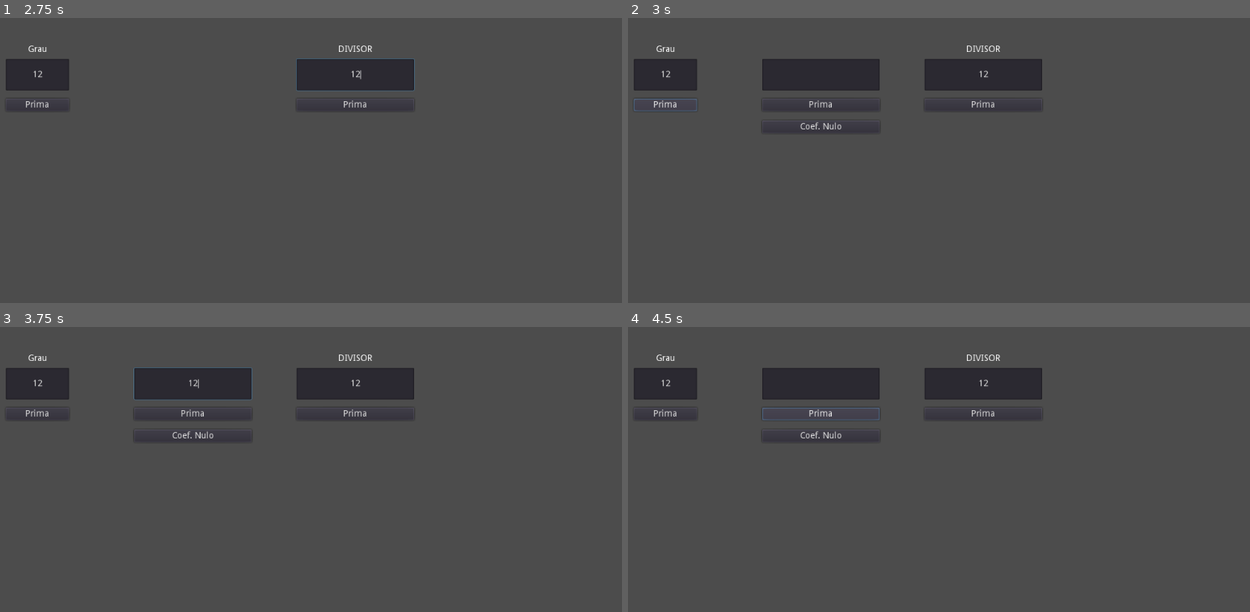
Above: before the commit, frames 1-4 (two rows, left to right).
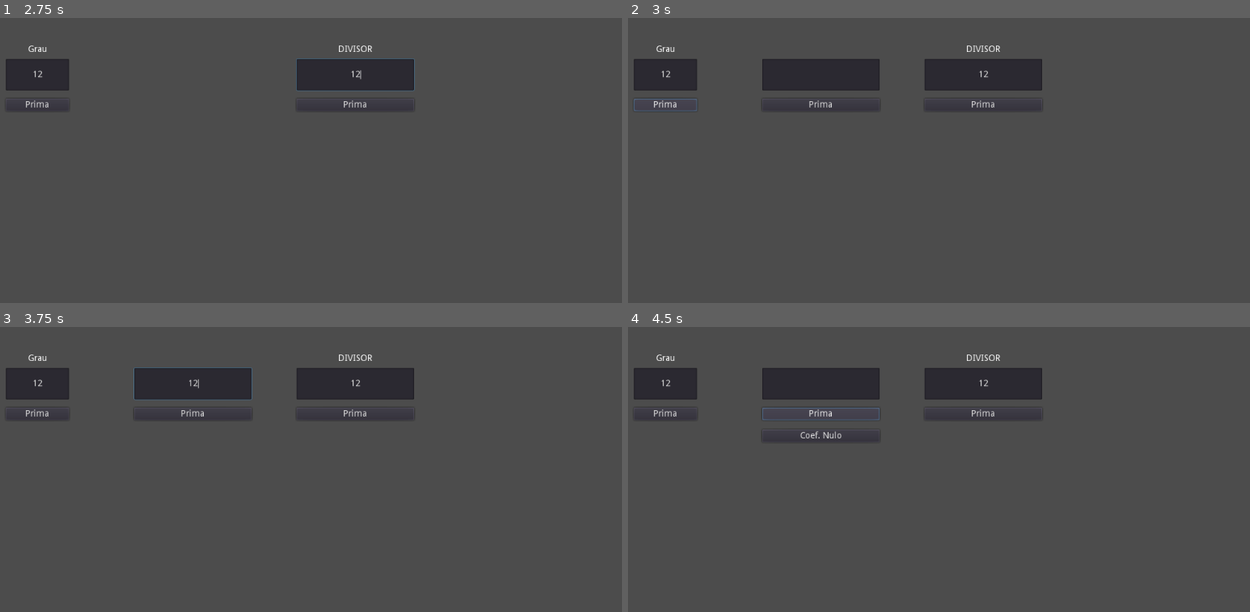
Above: after the commit, the same moments.

Repository: pedrocruz2/eiensiei
Game: Godot game, scene res://Node2D.tscn
Same seed, same stepped clock (60 frames per second), same inputs: the game is played once before the commit and once after it.
Inputs (mouse positions are in pixels of both pictures, inside the frame that each line leads up to):
- Up to frame 1 (2.75 s): click (62, 117) at 0.52 s; type "12" at 0.6 s; click (217, 117) at 0.75 s; type "12" at 0.83 s; click (379, 117) at 0.98 s; type "12" at 1.07 s; click "Briot Ruffini" at 1.25 s; click (37, 75) at 2.02 s; type "12" at 2.1 s; click (354, 75) at 2.25 s; type "12" at 2.33 s
- Up to frame 2 (3 s): click "Prima" at 2.75 s
- Up to frame 3 (3.75 s): click (192, 384) at 3.52 s; type "12" at 3.6 s
- Up to frame 4 (4.5 s): click "Prima" at 4.25 s

Frame 1 is identical in both runs. In frame 2, 0.1% of the frame differs, in the area x 22-40%, y 36-41%; in frame 3, 0.1%; in frame 4, nothing differs.

Commit message:
a boa 2.0

Diff:
--- a/calculadora bhaskara/Calc. BrRuffini.gd
+++ b/calculadora bhaskara/Calc. BrRuffini.gd
@@ -22,6 +22,8 @@
 		$Array.visible = false
 		$ArrayPreview.text = str(_calcular())
 		pass
+	if len(funcArray) >= 1:
+		$Array/SkipInput.visible = true
 
 func _on_SkipInput_pressed():
 	funcArray.append(int(0))
--- a/calculadora bhaskara/Calc. BrRuffini.tscn
+++ b/calculadora bhaskara/Calc. BrRuffini.tscn
@@ -46,6 +46,7 @@
 align = 1
 
 [node name="SkipInput" type="Button" parent="Array"]
+visible = false
 margin_top = 120.0
 margin_right = 186.0
 margin_bottom = 140.0
